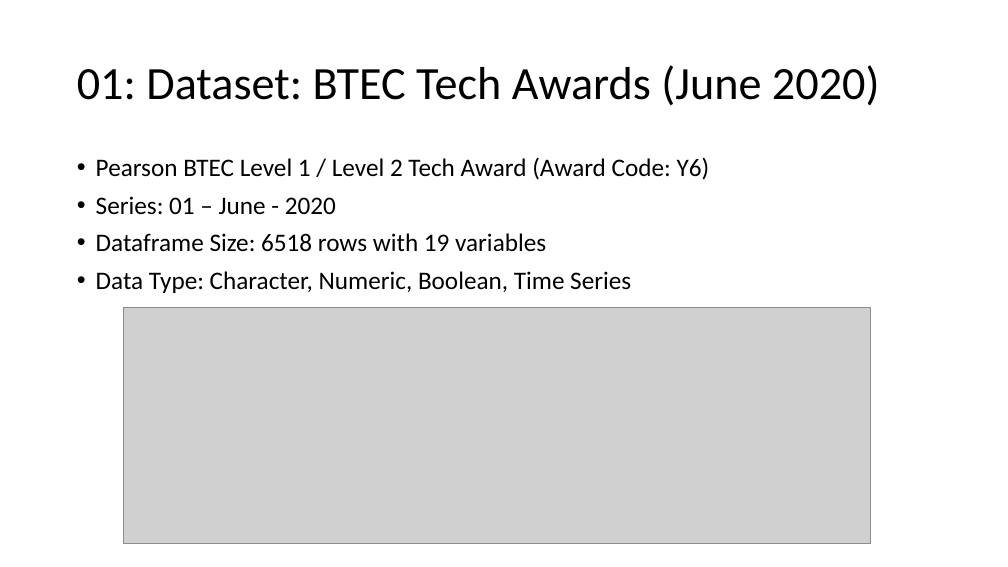
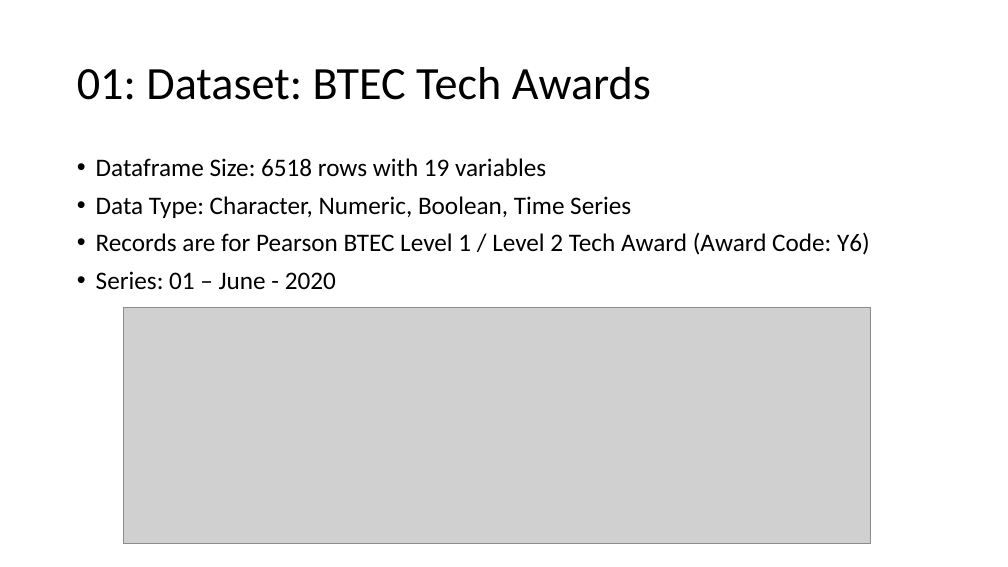
Before and after one commit to kanghinlee/interview_prep, a slide deck: slide 5 of pearson_edu_presentation/Pearson_edu_presentation.pptx. Drawn at 1008x567 pixels with LibreOffice and Linux fonts; fonts in the diff are those of the drawing; grey boxes stand for pictures. Boxes give left, top, right and bottom in pixels: in the first picture for what was removed or moved away, otherwise in the second. Text is boxed around its words. In the diff, an @@ line names an element or a change of style, - is before the commit and + after.

```diff
--- a/pearson_edu_presentation/Pearson_edu_presentation.pptx
+++ b/pearson_edu_presentation/Pearson_edu_presentation.pptx
@@ title at box(77, 67, 651, 100): text changed @@
-01: Dataset: BTEC Tech Awards (June 2020)
+01: Dataset: BTEC Tech Awards
@@ text at box(96, 157, 710, 215): paragraphs removed @@
-• Pearson BTEC Level 1 / Level 2 Tech Award (Award Code: Y6)
-• Series: 01 – June - 2020
@@ text at box(96, 232, 870, 290): paragraphs added @@
+• Records are for Pearson BTEC Level 1 / Level 2 Tech Award (Award Code: Y6)
+• Series: 01 – June - 2020
```
Also in this commit, not shown: 4 other slides changed, 2 slides added, 2 other files.
